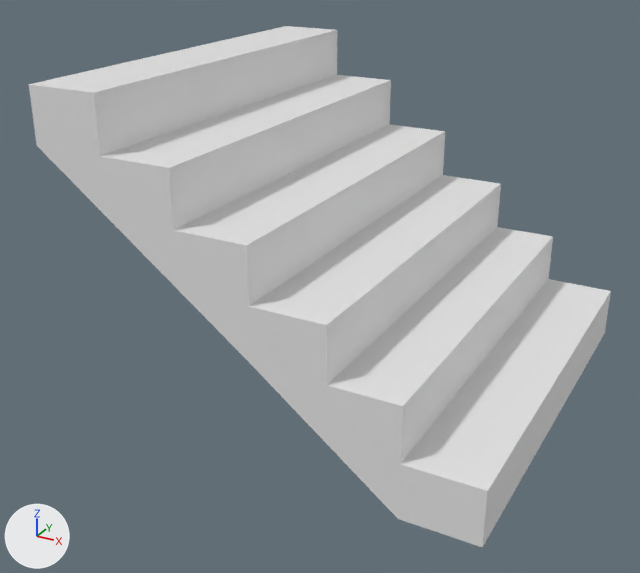
Renders of the FBX model Assets/Modular_Props/Mesh/MD_Stairs_Bigger.fbx from each side of a commit.
One viewpoint serves both versions: a 50 mm lens placed at (2.74, -2.57, 0.68), pointed at (0.88, 0.81, -1.0). Every picture has the same lights, and +X, +Y and +Z are marked at lower left. Where no turn or scale is listed for an object, it has been applied to the vertices.

The first picture shows 'MD_Stairs_Bigger'.
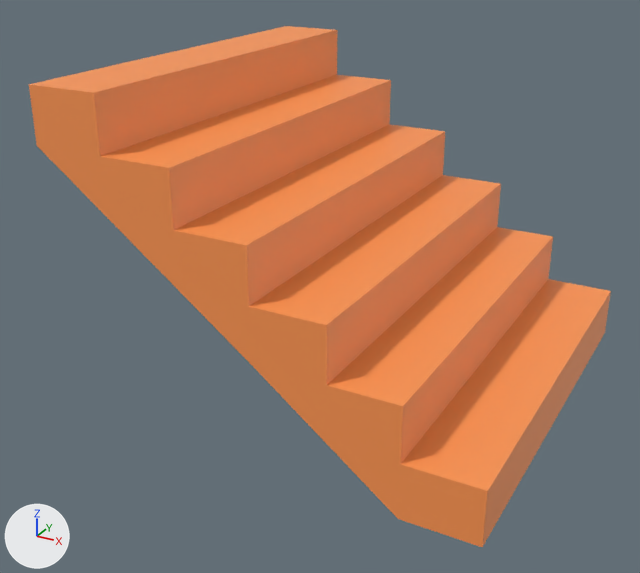
What differs and where, as boxes [x1, y1, x2, y2] in the pictures (640 x 573 px):
'MD_Stairs_Bigger', surface changed (white to orange): [29, 26, 611, 547] in both

The change, as a diff of the scene's bpy script:
```diff
--- a/Assets/Modular_Props/Mesh/MD_Stairs_Bigger.fbx.py
+++ b/Assets/Modular_Props/Mesh/MD_Stairs_Bigger.fbx.py
@@ img_prop_texture_set01_png @@
+img_prop_texture_set01_png = load_image('Prop_Texture_Set01.png', '../../Materials/Prop_Texture_Set01.png', 64, 64, 'sRGB')
@@ mat_mr_modularset @@
 mat_mr_modularset = principled_material('MR_ModularSet')
-mat_mr_modularset.base_color = (0.8, 0.8, 0.8)  # white #e7e7e7
+mat_mr_modularset.texture = img_prop_texture_set01_png
@@ me_plane_011 @@
 me_plane_011.from_pydata(...)  # 44 vertices, 48 faces; spans x 0.0..2.01, y 0.0..2.0, z -1.5..0.0
 # used by ob_md_stairs_bigger; location = (0.0, 0.0, 0.0)
+# me_plane_011 part 1: texture (UV) coordinates of 48 of 48 faces, centred in x 0.0..2.01, y 0.0..2.0, z -1.5..0.0, changed; they spanned u 0.0..1.0, v 0.0..1.0 and now span u 0.2..0.2, v 0.42..0.42
 me_plane_011.materials.append(mat_mr_modularset)
```
